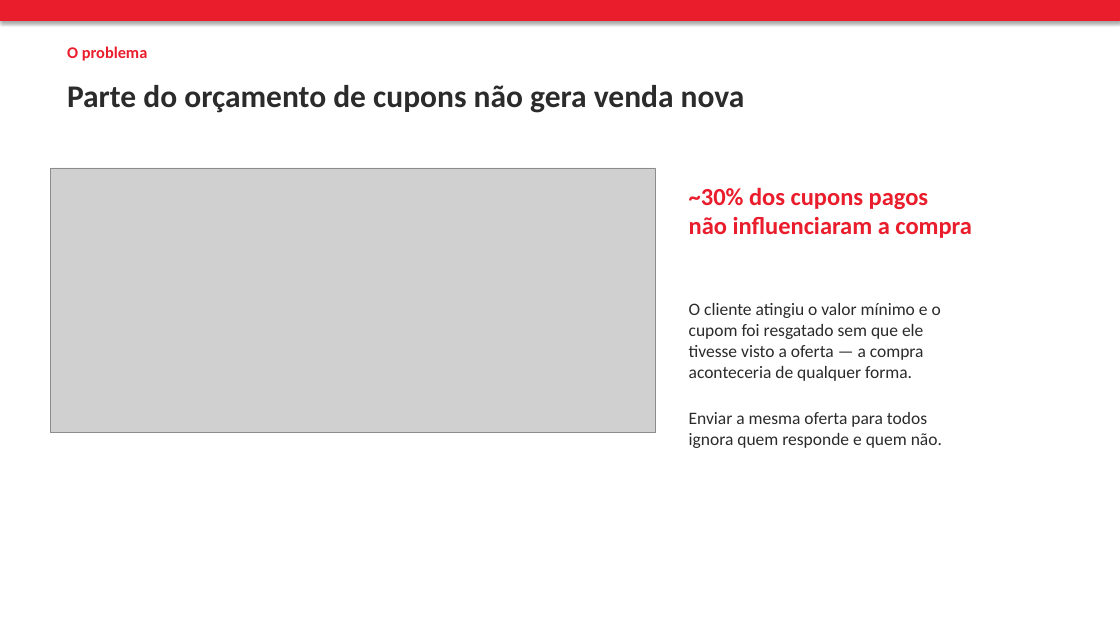
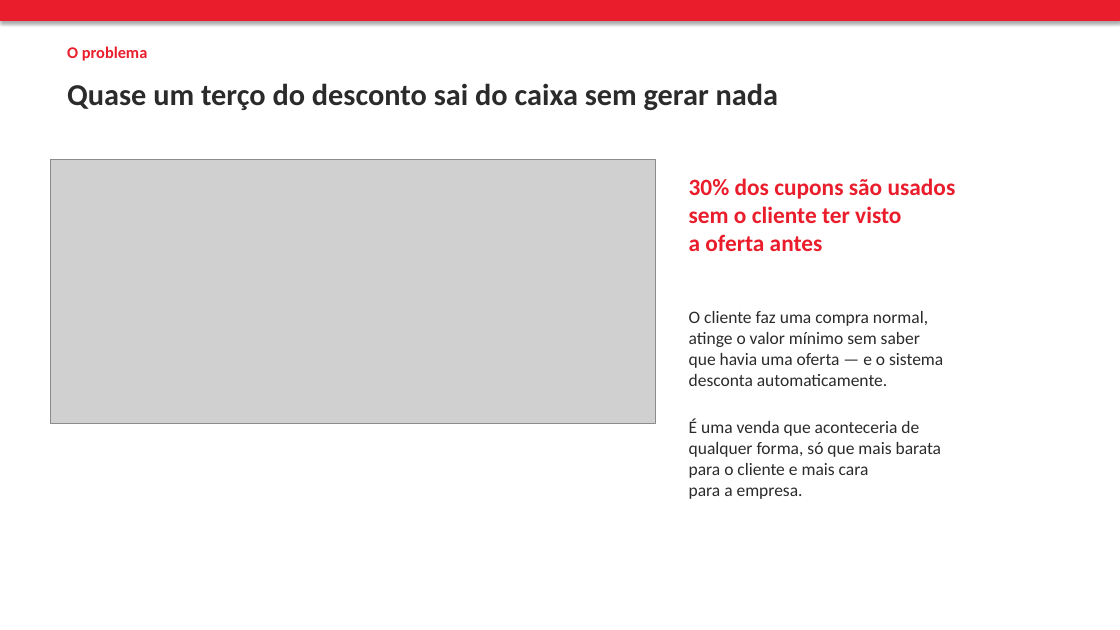
Before and after one commit to velosomn/ifood-case, a slide deck: slide 2 of presentation/ifood_case.pptx. Drawn at 1120x630 pixels with LibreOffice and Linux fonts; fonts in the diff are those of the drawing; grey boxes stand for pictures. Boxes give left, top, right and bottom in pixels: in the first picture for what was removed or moved away, otherwise in the second. Text is boxed around its words. In the diff, an @@ line names an element or a change of style, - is before the commit and + after.

```diff
--- a/presentation/ifood_case.pptx
+++ b/presentation/ifood_case.pptx
@@ text at (67,83,778,110): text changed; size 27 to 26 pt @@
-Parte do orçamento de cupons não gera venda nova
+Quase um terço do desconto sai do caixa sem gerar nada
@@ picture: place and size @@
-picture at (50,168,655,432)
+picture at (50,160,655,423)
@@ text at (689,178,956,251): text changed; size 21 to 20 pt @@
-~30% dos cupons pagos
-não influenciaram a compra
+30% dos cupons são usados
+sem o cliente ter visto
+a oferta antes
@@ text at (689,311,943,499): text changed @@
-O cliente atingiu o valor mínimo e o
-cupom foi resgatado sem que ele
-tivesse visto a oferta — a compra
-aconteceria de qualquer forma.
-Enviar a mesma oferta para todos
-ignora quem responde e quem não.
+O cliente faz uma compra normal,
+atinge o valor mínimo sem saber
+que havia uma oferta — e o sistema
+desconta automaticamente.
+É uma venda que aconteceria de
+qualquer forma, só que mais barata
+para o cliente e mais cara
+para a empresa.
```
Also in this commit, not shown: 3 other slides changed, 1 slide added, 1 slide removed, 4 other files.
